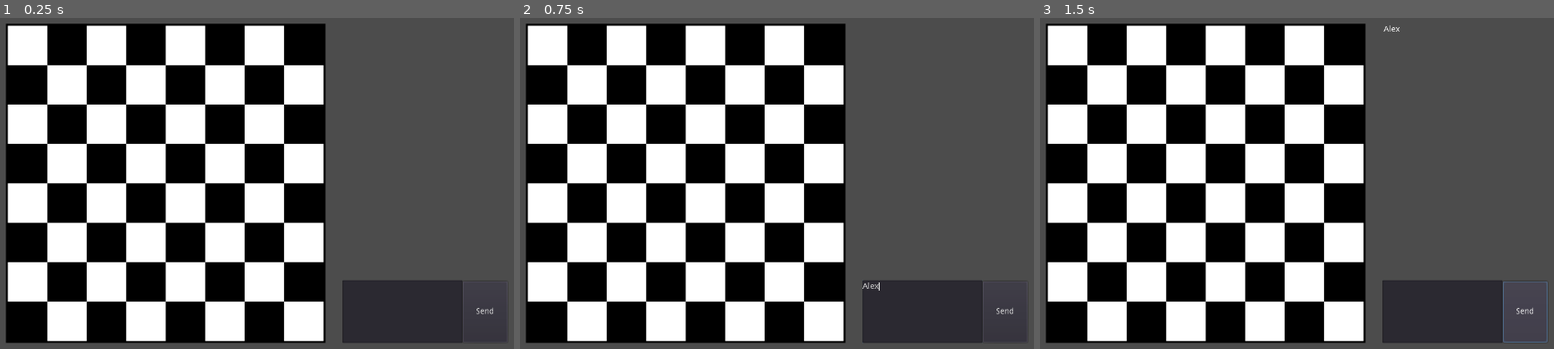
Above: before the commit, frames 1-3 (left to right).
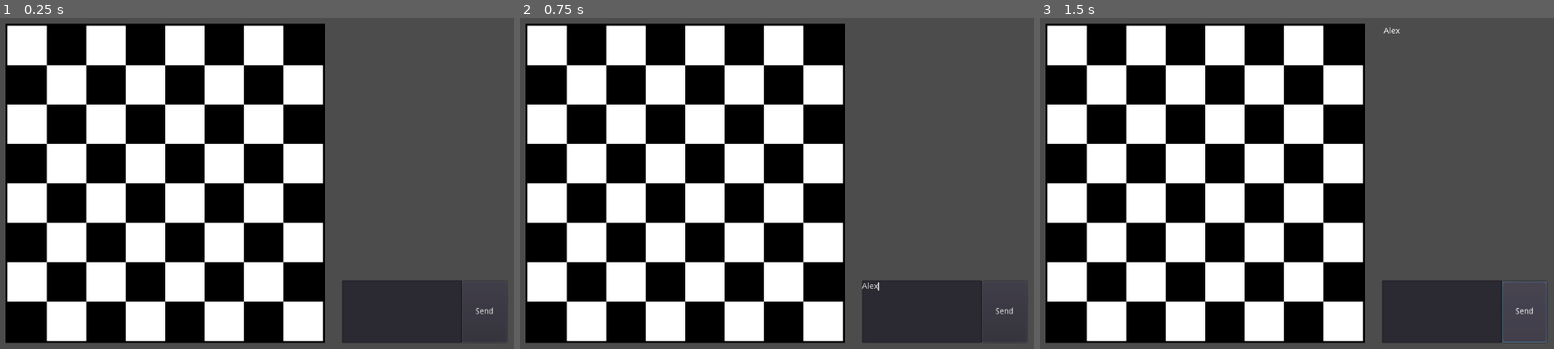
Above: after the commit, the same moments.

Repository: warez80/MultiplayerChess
Game: Godot game, scene res://Game_screen.tscn
Same seed, same stepped clock (60 frames per second), same inputs: the game is played once before the commit and once after it.
Inputs (mouse positions are in pixels of both pictures, inside the frame that each line leads up to):
- Up to frame 1 (0.25 s): no input
- Up to frame 2 (0.75 s): click (920, 312) at 0.52 s; type "Alex" at 0.6 s
- Up to frame 3 (1.5 s): click "Send" at 1.25 s

The runs differ from the first frame. In frame 1, 2.2% of the frame differs, in the area x 1-99%, y 1-99%; in frame 2, 2.2%; in frame 3, 2.3%.

Commit message:
added Space.gd for spaces on board

Diff:
--- a/Game_Screen/Game_screen.tscn
+++ b/Game_Screen/Game_screen.tscn
@@ -1,9 +1,9 @@
 [gd_scene load_steps=5 format=2]
 
-[ext_resource path="res://chess_board.png" type="Texture" id=1]
-[ext_resource path="res://Messages.gd" type="Script" id=2]
-[ext_resource path="res://TextEdit.gd" type="Script" id=3]
-[ext_resource path="res://Button.gd" type="Script" id=4]
+[ext_resource path="res://Messages.gd" type="Script" id=1]
+[ext_resource path="res://TextEdit.gd" type="Script" id=2]
+[ext_resource path="res://Button.gd" type="Script" id=3]
+[ext_resource path="res://chess_board.png" type="Texture" id=4]
 
 [node name="Screen" type="Container" index="0"]
 
@@ -11,9 +11,9 @@
 anchor_top = 0.0
 anchor_right = 0.0
 anchor_bottom = 0.0
-margin_left = 2.0
+margin_left = 1.0
 margin_top = -1.0
-margin_right = 1282.0
+margin_right = 1281.0
 margin_bottom = 799.0
 rect_pivot_offset = Vector2( 0, 0 )
 mouse_filter = 0
@@ -22,14 +22,7 @@
 size_flags_vertical = 1
 _sections_unfolded = [ "Material", "Theme", "Visibility" ]
 
-[node name="Chess_Board" type="Sprite" parent="." index="0"]
-
-position = Vector2( 649.993, 400.028 )
-scale = Vector2( 0.546875, 0.546875 )
-z_index = 98
-texture = ExtResource( 1 )
-
-[node name="Chat_Box" type="Container" parent="." index="1"]
+[node name="Chat_Box" type="Container" parent="." index="0"]
 
 anchor_left = 0.0
 anchor_top = 0.0
@@ -51,9 +44,10 @@
 anchor_top = 0.0
 anchor_right = 0.0
 anchor_bottom = 0.0
-margin_left = -107.0
-margin_right = 181.0
-margin_bottom = 447.0
+margin_left = -106.0
+margin_top = 3.0
+margin_right = 182.0
+margin_bottom = 450.0
 rect_pivot_offset = Vector2( 0, 0 )
 rect_clip_content = true
 mouse_filter = 0
@@ -78,14 +72,14 @@
 size_flags_vertical = 1
 custom_constants/separation = 20
 alignment = 0
-script = ExtResource( 2 )
+script = ExtResource( 1 )
 _sections_unfolded = [ "Hint", "Margin", "Rect", "custom_constants" ]
 __meta__ = {
 "_edit_group_": true
 }
 path = null
 
-[node name="Text_Input" type="Container" parent="." index="2"]
+[node name="Text_Input" type="Container" parent="." index="1"]
 
 anchor_left = 0.0
 anchor_top = 0.0
@@ -157,10 +151,10 @@
 text = "Send"
 flat = false
 align = 1
-script = ExtResource( 4 )
+script = ExtResource( 3 )
 path = null
 
-[node name="Move_Log" type="Container" parent="." index="3"]
+[node name="Move_Log" type="Container" parent="." index="2"]
 
 anchor_left = 0.0
 anchor_top = 0.0
@@ -194,8 +188,11 @@
 scroll_horizontal = 0
 scroll_vertical_enabled = true
 scroll_vertical = 0
-
-[node name="Log" type="VBoxContainer" parent="Move_Log/Log_Box" index="2"]
+__meta__ = {
+"_edit_lock_": true
+}
+
+[node name="Log" type="VBoxContainer" parent="Move_Log/Log_Box" index="0"]
 
 anchor_left = 0.0
 anchor_top = 0.0
@@ -207,3 +204,10 @@
 size_flags_horizontal = 1
 size_flags_vertical = 1
 alignment = 0
+
+[node name="Chess_Board" type="Sprite" parent="." index="3"]
+
+position = Vector2( 649.993, 400.028 )
+scale = Vector2( 0.546875, 0.546875 )
+z_index = 98
+texture = ExtResource( 4 )
--- /dev/null
+++ b/Game_Screen/Scroll.gd
@@ -0,0 +1,10 @@
+extends ScrollContainer
+
+# class member variables go here, for example:
+# var a = 2
+# var b = "textvar"
+
+var background = Color(0, 255, 0)
+
+func _ready():
+	self.self_modulate = background
--- /dev/null
+++ b/Game_Screen/Space.gd
@@ -0,0 +1,40 @@
+extends GridContainer
+
+const row = 8
+const col = 8
+const width  = 123
+const height = 123
+
+var spaces = []
+var init = false
+
+func spaces_init():
+	for i in range(0, row):
+		for j in range(0, col):
+			# Each child will be a textrect, and we want 64 of them
+			var child = TextureRect.new()
+			spaces.append(child)
+
+	for i in range(0, row):
+		for j in range(0, col):
+			self.add_child(spaces[i + j*row])
+
+	for b in self.get_children():
+		print(b)
+
+	init = true
+
+func _ready():
+	# We only want to initial spaces array once. We will also repeatedly use this method
+	# for connecting to other nodes, so there is a risk of us adding more elements to
+	# the spaces array. To avoid that, we have the init boolean
+	if(!init):
+		spaces_init()
+
+
+
+
+#func _process(delta):
+#	# Called every frame. Delta is time since last frame.
+#	# Update game logic here.
+#	pass
Not shown: 1 places in Game_Screen/Game_screen.tscn that only renumber resources
Not shown, added: Game_Screen/gamePieces/Black/bishopB.png.import
Not shown, added: Game_Screen/gamePieces/Black/kingB.png.import
Not shown, added: Game_Screen/gamePieces/Black/knightB.png.import
Not shown, added: Game_Screen/gamePieces/Black/pawnB.png.import
Not shown, added: Game_Screen/gamePieces/Black/queenB.png.import
Not shown, added: Game_Screen/gamePieces/Black/rookB.png.import
Not shown, added: Game_Screen/gamePieces/White/bishopW.png.import
Not shown, added: Game_Screen/gamePieces/White/kingW.png.import
Not shown, added: Game_Screen/gamePieces/White/knightW.png.import
Not shown, added: Game_Screen/gamePieces/White/pawnW.png.import
Not shown, added: Game_Screen/gamePieces/White/queenW.png.import
(and 3 more such lines)
